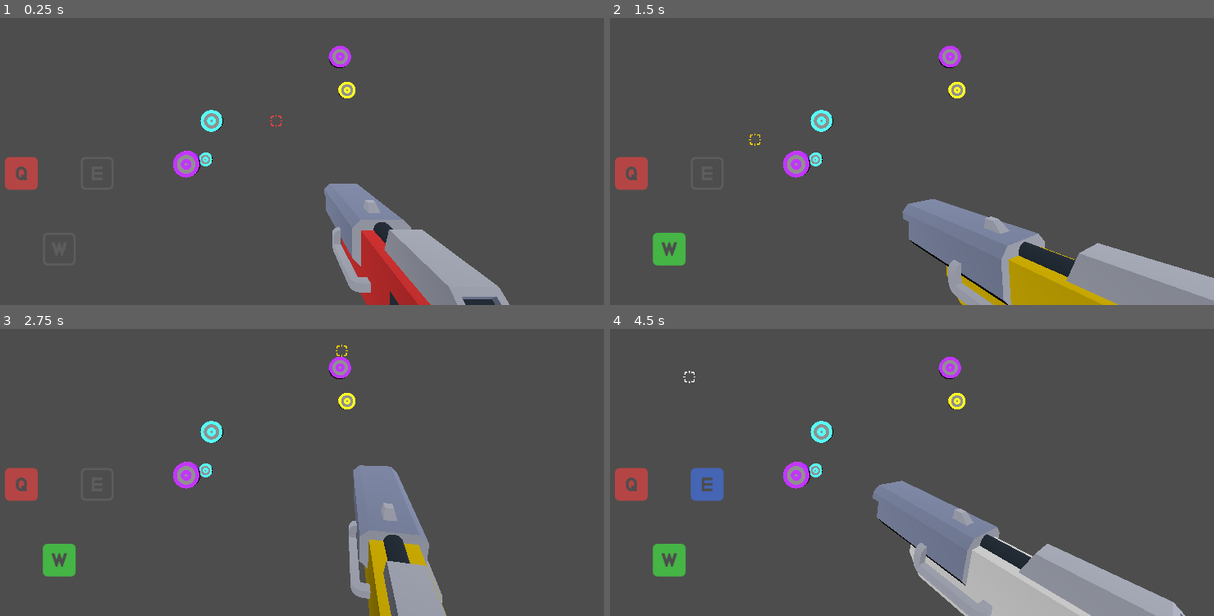
Above: before the commit, frames 1-4 (two rows, left to right).
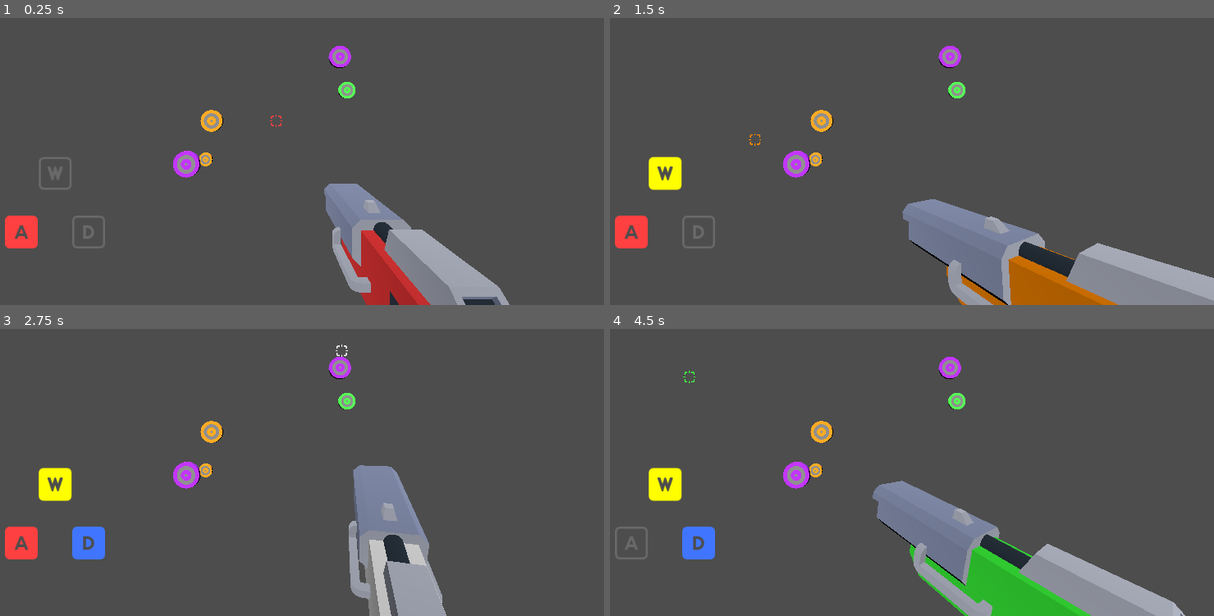
Above: after the commit, the same moments.

Repository: sundowns/primary-connection
Game: Godot game, scene res://Game.tscn
Same seed, same stepped clock (60 frames per second), same inputs: the game is played once before the commit and once after it.
Inputs (mouse positions are in pixels of both pictures, inside the frame that each line leads up to):
- Up to frame 1 (0.25 s): no input
- Up to frame 2 (1.5 s): tap Enter at 0.5 s; move the mouse to (1032, 101) at 0.52 s; hold W (toggle_green, bound only before the commit) 0.53-1.28 s; tap Space at 1.25 s; move the mouse to (754, 138) at 1.27 s; click (754, 138) at 1.35 s
- Up to frame 3 (2.75 s): tap W (toggle_green, bound only before the commit) at 1.55, 2.3 s; tap Enter at 2 s; move the mouse to (344, 349) at 2.02 s; hold D (toggle_blue, bound only after the commit) from 2.03 s (still down)
- Up to frame 4 (4.5 s): tap Space at 2.75, 4.25 s; move the mouse to (851, 504) at 2.77 s; release D (toggle_blue, bound only after the commit) at 2.78 s; tap E (toggle_blue, bound only before the commit) at 2.85 s; tap W (toggle_green, bound only before the commit) at 3.05 s; tap Enter at 3.5 s; move the mouse to (1081, 486) at 3.52 s; hold W (toggle_green, bound only before the commit) 3.53-4.28 s; move the mouse to (688, 374) at 4.27 s; tap A (toggle_red, bound only after the commit) at 4.35 s

The runs differ from the first frame. In frame 1, 1.7% of the frame differs, in the area x 0-59%, y 22-81%; in frame 2, 4.6%; in frame 3, 4.1%; in frame 4, 6.1%, in the area x 0-80%, y 14-100%.

Commit message:
change from RGB to RBY

Diff:
--- /dev/null
+++ b/assets/keyboard_a.svg
@@ -0,0 +1,6 @@
+<svg width="64" height="64" xmlns="http://www.w3.org/2000/svg" xmlns:xlink="http://www.w3.org/1999/xlink">
+  <defs/>
+  <g>
+    <path stroke="none" fill="#FFFFFF" d="M16 8 L48 8 Q56 8 56 16 L56 48 Q56 56 48 56 L16 56 Q8 56 8 48 L8 16 Q8 8 16 8 M38 42 L42 42 34 22 30 22 22 42 26 42 27.6 38 36.4 38 38 42 M32 27 L34.8 34 29.2 34 32 27"/>
+  </g>
+</svg>
--- /dev/null
+++ b/assets/keyboard_a_outline.svg
@@ -0,0 +1,6 @@
+<svg width="64" height="64" xmlns="http://www.w3.org/2000/svg" xmlns:xlink="http://www.w3.org/1999/xlink">
+  <defs/>
+  <g>
+    <path stroke="none" fill="#FFFFFF" d="M11 16 L11 48 Q11 53 16 53 L48 53 Q53 53 53 48 L53 16 Q53 11 48 11 L16 11 Q11 11 11 16 M16 8 L48 8 Q56 8 56 16 L56 48 Q56 56 48 56 L16 56 Q8 56 8 48 L8 16 Q8 8 16 8 M32 27 L29.2 34 34.8 34 32 27 M38 42 L36.4 38 27.6 38 26 42 22 42 30 22 34 22 42 42 38 42"/>
+  </g>
+</svg>
--- /dev/null
+++ b/assets/keyboard_d.svg
@@ -0,0 +1,6 @@
+<svg width="64" height="64" xmlns="http://www.w3.org/2000/svg" xmlns:xlink="http://www.w3.org/1999/xlink">
+  <defs/>
+  <g>
+    <path stroke="none" fill="#FFFFFF" d="M16 8 L48 8 Q56 8 56 16 L56 48 Q56 56 48 56 L16 56 Q8 56 8 48 L8 16 Q8 8 16 8 M28 26 L30.15 26 Q32.5 26.05 34.25 27.8 36 29.55 36 32 36 34.45 34.25 36.25 32.5 37.95 30.15 38 L28 38 28 26 M24 22 L24 42 30.25 42 Q34.25 41.9 37.1 39.1 L38.05 38 Q40 35.4 40 32 40 28.55 38.05 26 L37.1 24.95 Q34.25 22.1 30.25 22 L24 22"/>
+  </g>
+</svg>
--- /dev/null
+++ b/assets/keyboard_d_outline.svg
@@ -0,0 +1,6 @@
+<svg width="64" height="64" xmlns="http://www.w3.org/2000/svg" xmlns:xlink="http://www.w3.org/1999/xlink">
+  <defs/>
+  <g>
+    <path stroke="none" fill="#FFFFFF" d="M24 22 L30.25 22 Q34.25 22.1 37.1 24.95 L38.05 26 Q40 28.55 40 32 40 35.4 38.05 38 L37.1 39.1 Q34.25 41.9 30.25 42 L24 42 24 22 M11 16 L11 48 Q11 53 16 53 L48 53 Q53 53 53 48 L53 16 Q53 11 48 11 L16 11 Q11 11 11 16 M16 8 L48 8 Q56 8 56 16 L56 48 Q56 56 48 56 L16 56 Q8 56 8 48 L8 16 Q8 8 16 8 M28 26 L28 38 30.15 38 Q32.5 37.95 34.25 36.25 36 34.45 36 32 36 29.55 34.25 27.8 32.5 26.05 30.15 26 L28 26"/>
+  </g>
+</svg>
--- a/project.godot
+++ b/project.godot
@@ -36,17 +36,17 @@
 }
 toggle_red={
 "deadzone": 0.5,
-"events": [Object(InputEventKey,"resource_local_to_scene":false,"resource_name":"","device":-1,"window_id":0,"alt_pressed":false,"shift_pressed":false,"ctrl_pressed":false,"meta_pressed":false,"pressed":false,"keycode":0,"physical_keycode":81,"key_label":0,"unicode":113,"echo":false,"script":null)
+"events": [Object(InputEventKey,"resource_local_to_scene":false,"resource_name":"","device":-1,"window_id":0,"alt_pressed":false,"shift_pressed":false,"ctrl_pressed":false,"meta_pressed":false,"pressed":false,"keycode":0,"physical_keycode":65,"key_label":0,"unicode":97,"echo":false,"script":null)
 ]
 }
-toggle_green={
+toggle_yellow={
 "deadzone": 0.5,
 "events": [Object(InputEventKey,"resource_local_to_scene":false,"resource_name":"","device":-1,"window_id":0,"alt_pressed":false,"shift_pressed":false,"ctrl_pressed":false,"meta_pressed":false,"pressed":false,"keycode":0,"physical_keycode":87,"key_label":0,"unicode":119,"echo":false,"script":null)
 ]
 }
 toggle_blue={
 "deadzone": 0.5,
-"events": [Object(InputEventKey,"resource_local_to_scene":false,"resource_name":"","device":-1,"window_id":0,"alt_pressed":false,"shift_pressed":false,"ctrl_pressed":false,"meta_pressed":false,"pressed":false,"keycode":0,"physical_keycode":69,"key_label":0,"unicode":101,"echo":false,"script":null)
+"events": [Object(InputEventKey,"resource_local_to_scene":false,"resource_name":"","device":-1,"window_id":0,"alt_pressed":false,"shift_pressed":false,"ctrl_pressed":false,"meta_pressed":false,"pressed":false,"keycode":0,"physical_keycode":68,"key_label":0,"unicode":100,"echo":false,"script":null)
 ]
 }
 
--- a/src/ColourManager.gd
+++ b/src/ColourManager.gd
@@ -5,11 +5,11 @@
 
 enum ColourOption {
 	RED,
-	GREEN,
+	YELLOW,
 	BLUE,
 	PURPLE,
-	YELLOW,
-	CYAN,
+	GREEN,
+	ORANGE,
 	WHITE,
 	BLACK,
 }
@@ -17,12 +17,12 @@
 var colours: Dictionary = {
 	# single colours
 	ColourOption.RED: Color("#ff4040"),
-	ColourOption.GREEN: Color("#40ff40"),
+	ColourOption.YELLOW: Color("#ffff14"),
 	ColourOption.BLUE: Color("#4076ff"),
 	# combos of two
 	ColourOption.PURPLE: Color.PURPLE,
-	ColourOption.YELLOW: Color.GOLD,
-	ColourOption.CYAN: Color.TURQUOISE,
+	ColourOption.GREEN: Color("#40ff40"),
+	ColourOption.ORANGE: Color.DARK_ORANGE,
 	# Three
 	ColourOption.WHITE: Color.WHITE,
 	# None
@@ -53,27 +53,27 @@
 	active_colour_changed.emit(active_colour)
 
 # what have i done.......
-func colour_changed(red_enabled: bool, green_enabled: bool, blue_enabled: bool) -> void:
+func colour_changed(red_enabled: bool, yellow_enabled: bool, blue_enabled: bool) -> void:
 	if red_enabled:
-		if green_enabled and blue_enabled:
+		if yellow_enabled and blue_enabled:
 			# all 3, white
 			set_active_colour(ColourOption.WHITE)
-		elif green_enabled:
-			# red + green = yellow
-			set_active_colour(ColourOption.YELLOW)
+		elif yellow_enabled:
+			# red + yellow = orange
+			set_active_colour(ColourOption.ORANGE)
 		elif blue_enabled:
 			# red + blue = purple
 			set_active_colour(ColourOption.PURPLE)
 		else:
 			# just red
 			set_active_colour(ColourOption.RED)
-	elif green_enabled:
+	elif yellow_enabled:
 		if blue_enabled:
-			# green + blue = cyan
-			set_active_colour(ColourOption.CYAN)
+			# yellow + blue = green
+			set_active_colour(ColourOption.GREEN)
 		else:
 			# just green
-			set_active_colour(ColourOption.GREEN)
+			set_active_colour(ColourOption.YELLOW)
 	elif blue_enabled:
 		set_active_colour(ColourOption.BLUE)
 	else:
--- a/ui/colour_control_node.tscn
+++ b/ui/colour_control_node.tscn
@@ -1,11 +1,13 @@
-[gd_scene load_steps=4 format=3 uid="uid://b2ndq58r04ta4"]
+[gd_scene load_steps=5 format=3 uid="uid://b2ndq58r04ta4"]
 
 [ext_resource type="Script" path="res://ui/colour_control_node.gd" id="1_hfwl3"]
 [ext_resource type="Texture2D" uid="uid://bibyym74rhs3p" path="res://assets/keyboard_q.svg" id="2_t1ox7"]
 [ext_resource type="Texture2D" uid="uid://dxp0wfibstnv5" path="res://assets/keyboard_q_outline.svg" id="3_u4u5n"]
 
+[sub_resource type="CanvasItemMaterial" id="CanvasItemMaterial_ullky"]
+
 [node name="ColourControlNode" type="Control"]
-modulate = Color(1, 1, 1, 0.588235)
+material = SubResource("CanvasItemMaterial_ullky")
 custom_minimum_size = Vector2(128, 128)
 layout_mode = 3
 anchors_preset = 0
--- a/ui/colour_controls.gd
+++ b/ui/colour_controls.gd
@@ -2,7 +2,7 @@
 class_name ColourControls
 
 @onready var red_node: ColourControlNode = $Control/Nodes/RedNode
-@onready var green_node: ColourControlNode = $Control/Nodes/GreenNode
+@onready var yellow_node: ColourControlNode = $Control/Nodes/YellowNode
 @onready var blue_node: ColourControlNode = $Control/Nodes/BlueNode
 
 func _ready():
@@ -13,8 +13,8 @@
 	if event.is_action_pressed("toggle_red"):
 		red_node.toggle()
 		any_node_was_toggled = true
-	elif event.is_action_pressed("toggle_green"):
-		green_node.toggle()
+	elif event.is_action_pressed("toggle_yellow"):
+		yellow_node.toggle()
 		any_node_was_toggled = true
 	elif event.is_action_pressed("toggle_blue"):
 		blue_node.toggle()
@@ -23,5 +23,5 @@
 		colours_changed()
 
 func colours_changed() -> void:
-	ColourManager.colour_changed(red_node.is_enabled, green_node.is_enabled, blue_node.is_enabled)
+	ColourManager.colour_changed(red_node.is_enabled, yellow_node.is_enabled, blue_node.is_enabled)
 	# TODO: update the connections and probably some central pretty thing to show colour
--- a/ui/colour_controls.tscn
+++ b/ui/colour_controls.tscn
@@ -1,11 +1,13 @@
-[gd_scene load_steps=7 format=3 uid="uid://b52ubnjfv5hcg"]
+[gd_scene load_steps=9 format=3 uid="uid://b52ubnjfv5hcg"]
 
 [ext_resource type="Script" path="res://ui/colour_controls.gd" id="1_scv8i"]
 [ext_resource type="PackedScene" uid="uid://b2ndq58r04ta4" path="res://ui/colour_control_node.tscn" id="2_hgeaw"]
 [ext_resource type="Texture2D" uid="uid://c605hwhn74lh1" path="res://assets/keyboard_w_outline.svg" id="3_387sb"]
+[ext_resource type="Texture2D" uid="uid://btk2p8djapayk" path="res://assets/keyboard_a_outline.svg" id="3_foa6d"]
 [ext_resource type="Texture2D" uid="uid://bnocrgwklpk87" path="res://assets/keyboard_w.svg" id="4_ibjfl"]
-[ext_resource type="Texture2D" uid="uid://bs45820r1ir3n" path="res://assets/keyboard_e_outline.svg" id="5_go8ll"]
-[ext_resource type="Texture2D" uid="uid://bc2wn6ouprvty" path="res://assets/keyboard_e.svg" id="6_b2ikb"]
+[ext_resource type="Texture2D" uid="uid://dt2lm44q86ue3" path="res://assets/keyboard_a.svg" id="4_wvc7y"]
+[ext_resource type="Texture2D" uid="uid://bw45dduymtmgy" path="res://assets/keyboard_d_outline.svg" id="7_um6cm"]
+[ext_resource type="Texture2D" uid="uid://x2dpku1wqgmm" path="res://assets/keyboard_d.svg" id="8_ypcim"]
 
 [node name="ColourControls" type="MarginContainer"]
 custom_minimum_size = Vector2(600, 600)
@@ -25,44 +27,49 @@
 layout_mode = 2
 
 [node name="Nodes" type="Control" parent="Control"]
-custom_minimum_size = Vector2(350, 350)
+custom_minimum_size = Vector2(325, 300)
 anchors_preset = 0
 offset_right = 150.0
 offset_bottom = 150.0
 
 [node name="RedNode" parent="Control/Nodes" instance=ExtResource("2_hgeaw")]
 layout_mode = 1
-offset_right = 64.0
-offset_bottom = 64.0
+anchors_preset = 2
+anchor_top = 1.0
+anchor_bottom = 1.0
+offset_top = -128.0
+offset_bottom = 0.0
+grow_vertical = 0
+outline_image = ExtResource("3_foa6d")
+filled_image = ExtResource("4_wvc7y")
 enabled_colour = Color(1, 0.25, 0.25, 1)
 is_enabled = true
 
-[node name="GreenNode" parent="Control/Nodes" instance=ExtResource("2_hgeaw")]
+[node name="YellowNode" parent="Control/Nodes" instance=ExtResource("2_hgeaw")]
 layout_mode = 1
-anchors_preset = 7
+anchors_preset = 5
 anchor_left = 0.5
-anchor_top = 1.0
 anchor_right = 0.5
-anchor_bottom = 1.0
-offset_left = -32.0
-offset_top = -64.0
-offset_right = 32.0
-offset_bottom = 0.0
+offset_left = -64.0
+offset_right = 64.0
 grow_horizontal = 2
-grow_vertical = 0
 outline_image = ExtResource("3_387sb")
 filled_image = ExtResource("4_ibjfl")
-enabled_colour = Color(0.25, 1, 0.25, 1)
+enabled_colour = Color(1, 1, 0, 1)
 
 [node name="BlueNode" parent="Control/Nodes" instance=ExtResource("2_hgeaw")]
 layout_mode = 1
-anchors_preset = 1
+anchors_preset = 3
 anchor_left = 1.0
+anchor_top = 1.0
 anchor_right = 1.0
-offset_left = -64.0
+anchor_bottom = 1.0
+offset_left = -128.0
+offset_top = -128.0
 offset_right = 0.0
-offset_bottom = 64.0
+offset_bottom = 0.0
 grow_horizontal = 0
-outline_image = ExtResource("5_go8ll")
-filled_image = ExtResource("6_b2ikb")
+grow_vertical = 0
+outline_image = ExtResource("7_um6cm")
+filled_image = ExtResource("8_ypcim")
 enabled_colour = Color(0.25, 0.4625, 1, 1)
Not shown, added: assets/keyboard_a.svg.import
Not shown, added: assets/keyboard_a_outline.svg.import
Not shown, added: assets/keyboard_d.svg.import
Not shown, added: assets/keyboard_d_outline.svg.import
